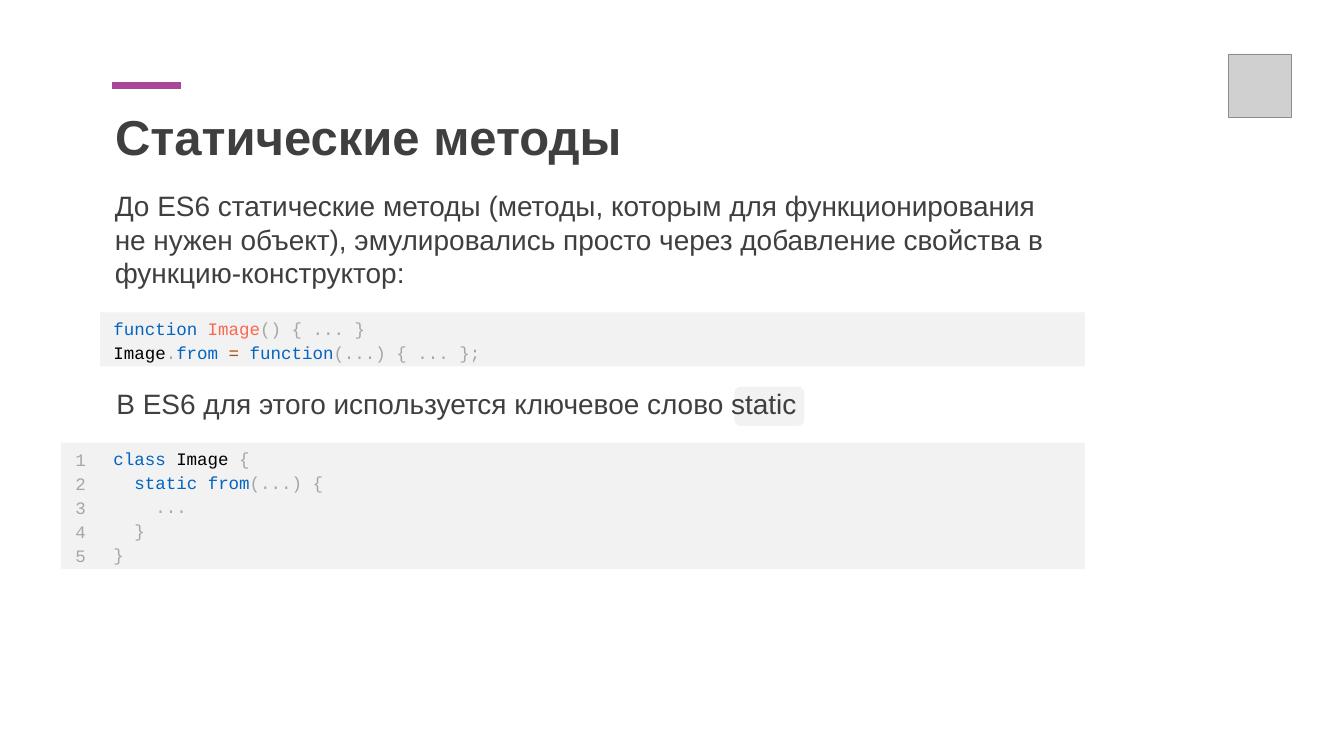
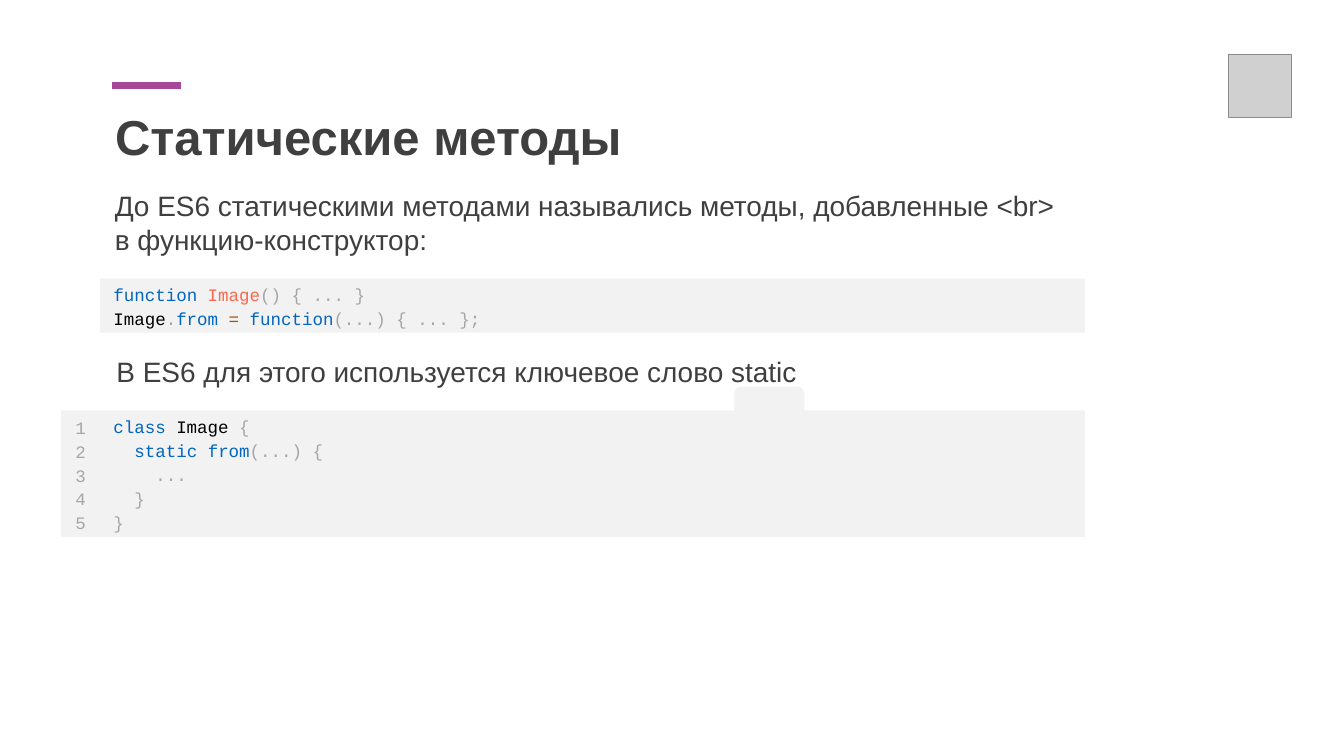
Before and after one commit to dustyo-O/netology-ajs7-ci2, a slide deck: slide 45 of power-point/6-classes.pptx. Drawn at 1344x756 pixels with LibreOffice and Linux fonts; fonts in the diff are those of the drawing; grey boxes stand for pictures. Boxes give left, top, right and bottom in pixels: in the first picture for what was removed or moved away, otherwise in the second. Text is boxed around its words. In the diff, an @@ line names an element or a change of style, - is before the commit and + after.

```diff
--- a/power-point/6-classes.pptx
+++ b/power-point/6-classes.pptx
@@ text at <box>115,195,1055,255</box>: text changed @@
-До ES6 статические методы (методы, которым для функционирования не нужен объект), эмулировались просто через добавление свойства в функцию-конструктор:
+До ES6 статическими методами назывались методы, добавленные <br> в функцию-конструктор:
@@ rectangle "function Image() { ... }": place and size @@
-rectangle "function Image() { ... }" at <box>100,312,1085,366</box>
+rectangle "function Image() { ... }" at <box>100,279,1085,333</box>
@@ text "В ES6 для этого используется ...": place and size @@
-text "В ES6 для этого используется ..." at <box>116,393,796,419</box>
+text "В ES6 для этого используется ..." at <box>116,361,796,387</box>
@@ rectangle "1 2": place and size @@
-rectangle "1 2" at <box>61,442,100,569</box>
+rectangle "1 2" at <box>61,410,100,537</box>
@@ rectangle "class Image {": place and size @@
-rectangle "class Image {" at <box>100,442,1085,569</box>
+rectangle "class Image {" at <box>100,410,1085,537</box>
```
Also in this commit, not shown: 4 other slides changed, 3 other files.
